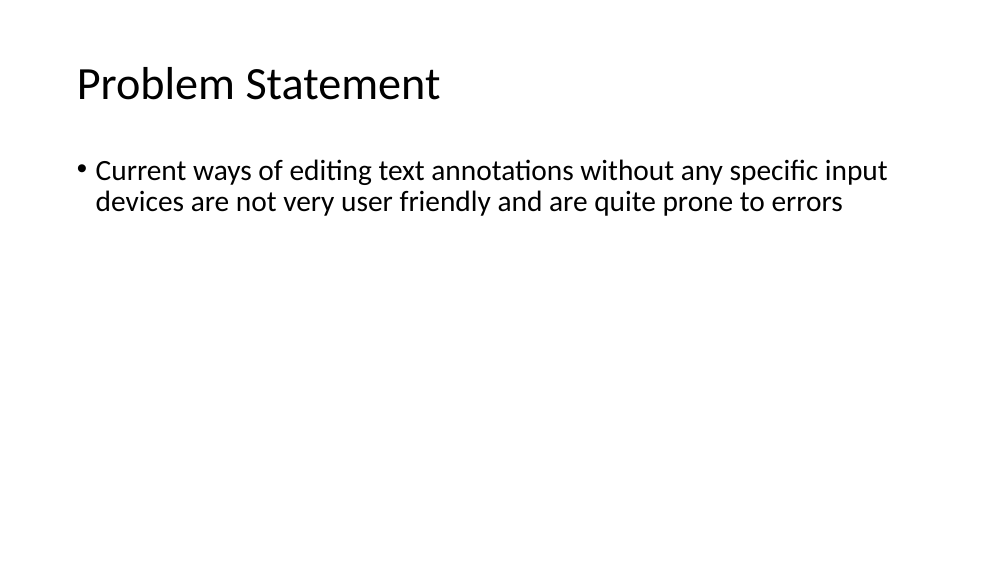
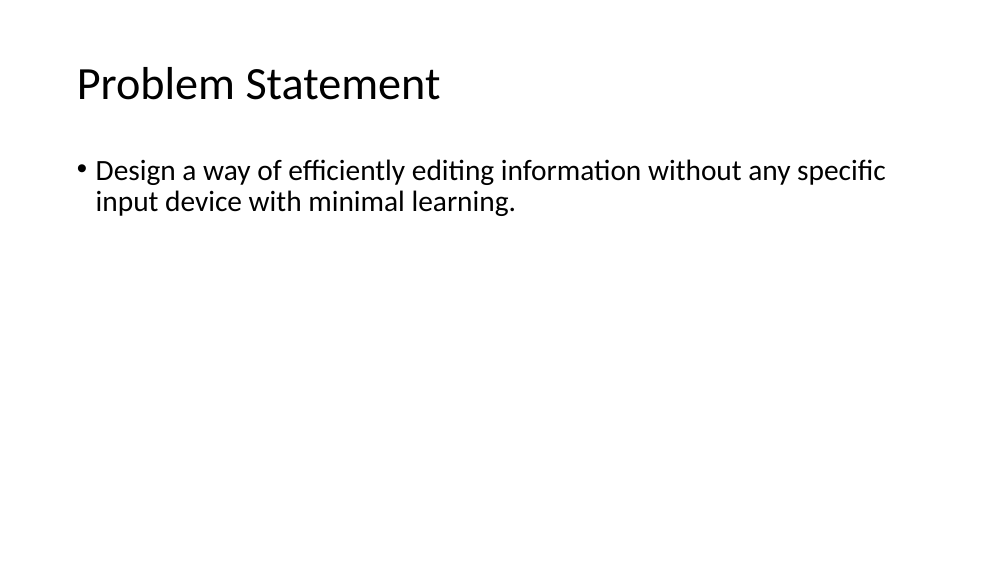
Before and after one commit to ievacerny/IIB-Project, a slide deck: slide 3 of Notes/Michaelmas_Presentation.pptx. Drawn at 1008x567 pixels with LibreOffice and Linux fonts; fonts in the diff are those of the drawing. Boxes give left, top, right and bottom in pixels: in the first picture for what was removed or moved away, otherwise in the second. Text is boxed around its words. In the diff, an @@ line names an element or a change of style, - is before the commit and + after.

```diff
--- a/Notes/Michaelmas_Presentation.pptx
+++ b/Notes/Michaelmas_Presentation.pptx
@@ text at <box>96,159,886,216</box>: text changed @@
-• Current ways of editing text annotations without any specific input devices are not very user friendly and are quite prone to errors
+• Design a way of efficiently editing information without any specific input device with minimal learning.
```
Also in this commit, not shown: 4 other slides changed, 1 other file.
